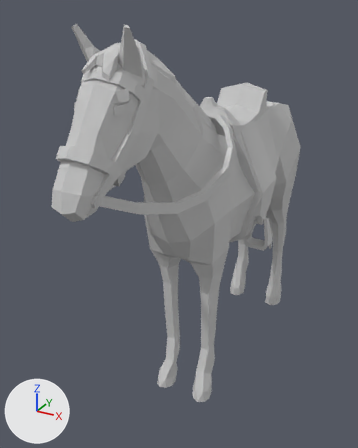
What one commit did to the FBX model Assets/Resources/Models/SyntyHorse HAP4.FBX.
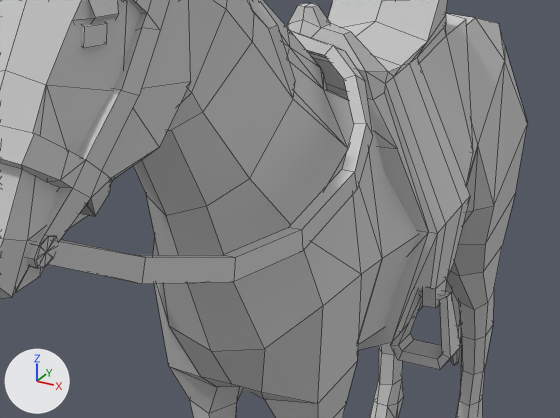
The first picture shows the older version from a 50 mm lens placed at (1.1, -2.64, 2.09), pointed at (-0.15, -0.37, 0.96). The close-ups show both versions on the part from 22% to 88% of the width and 21% to 60% of the height of that picture; other places that the commit changed are outside them. Every picture has the same lights, and +X, +Y and +Z are marked at lower left. The close-ups show mesh edges as thin lines. Where no turn or scale is listed for an object, it has been applied to the vertices. Vertices at the same position are counted once.

Names of what the first close-up shows: 'Horse', 'Horse_Reins', 'Horse_Saddle'.
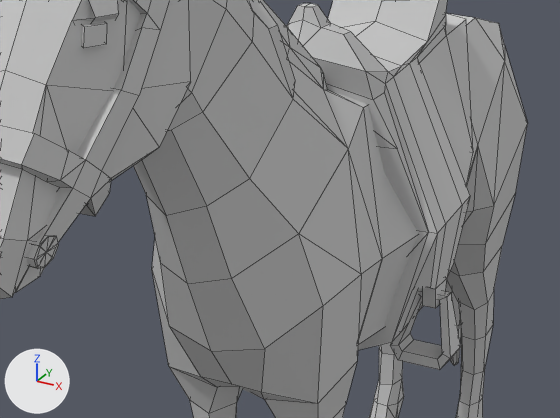
The newer file is also turned or shifted as a whole; pictures and numbers use the older file's frame.

Changed parts and their boxes (x1, y1, x2, y2) in the close-ups (560 x 418 px):
'Horse_Reins', reshaped
    before: (0, 0, 373, 284)
    after: (0, 0, 169, 269)
part 1 of me_mesh_001, deleted
    before: (49, 30, 373, 284)

What changed in the scene script:
```text
Change me_mesh_001:
    where me_mesh_001.from_pydata(...)  # 240 vertices, 272 faces; spans x -0.269..0.269, y -1.416..-0.374, z 1.324..1.982
    used by ob_horse_reins; location = (0.0, 0.0, 0.0)
    me_mesh_001 part 1: the loose piece of 68 vertices spanning x -0.269..0.269, y -1.357..-0.374, z 1.324..1.627 is deleted
```
